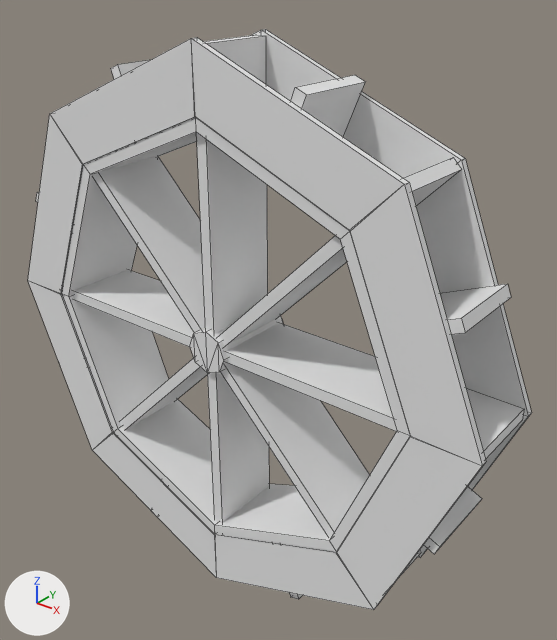
The OBJ model src/main/resources/assets/immersiveengineering/models/block/wooden_device/watermill.obj, before and after one commit.
One viewpoint serves both versions: a 50 mm lens placed at (5.55, -6.1, 4.34), pointed at (0.8, -0.17, 0.66). Lighting does not change. The marker at lower left points along +X, +Y and +Z. Mesh edges are drawn as thin lines. Where no turn or scale is listed for an object, it has been applied to the vertices.

The older version as bpy lines, for what is in view:
```python
me_watermill = bpy.data.meshes.new('watermill')
me_watermill.from_pydata(...)  # 312 vertices, 180 faces; spans x -2.61..3.61, y -1.01..0.01, z -2.61..3.61
me_watermill.materials.append(mat_watermill)  # white #e7e7e7
ob_watermill = bpy.data.objects.new('watermill', me_watermill)
ob_watermill.location = (0.0, 0.0, 0.0)
```
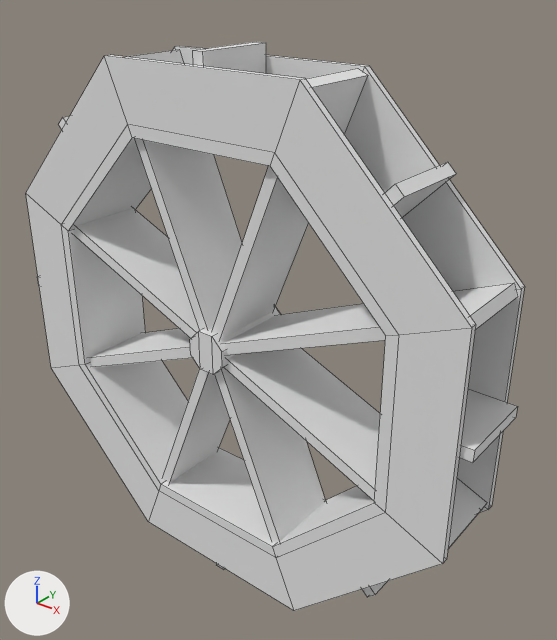
Commit message: Update waterwheel model

Changed parts and their boxes [x1, y1, x2, y2] in the pictures (557 x 640 px; the box of a moved part takes in the faces that stretch with it):
'watermill', reshaped: before [28, 29, 531, 610]; after [26, 42, 525, 611]
part 1 of me_watermill, moved or reshaped: before [196, 35, 268, 334]; after [212, 68, 368, 339]
part 2 of me_watermill, moved or reshaped: before [226, 323, 524, 459]; after [223, 283, 518, 355]
part 3 of me_watermill, moved or reshaped: before [220, 363, 421, 577]; after [224, 348, 487, 549]
part 4 of me_watermill, moved or reshaped: before [208, 372, 269, 536]; after [215, 368, 326, 543]
part 5 of me_watermill, moved or reshaped: before [111, 358, 208, 437]; after [162, 368, 230, 483]
part 6 of me_watermill, moved or reshaped: before [61, 270, 194, 347]; after [89, 328, 193, 367]
part 7 of me_watermill, moved or reshaped: before [89, 156, 205, 333]; after [73, 208, 200, 338]
part 8 of me_watermill, moved or reshaped: before [218, 158, 461, 347]; after [126, 49, 242, 331]
part 9 of me_watermill, moved or reshaped: before [440, 284, 511, 334]; after [385, 162, 456, 217]
part 10 of me_watermill, moved or reshaped: before [424, 486, 482, 554]; after [459, 389, 518, 463]
part 11 of me_watermill, moved or reshaped: before [276, 543, 303, 599]; after [362, 581, 387, 597]
part 12 of me_watermill, moved or reshaped: before [111, 60, 149, 79]; after [58, 116, 70, 129]
part 13 of me_watermill, moved or reshaped: before [291, 75, 365, 137]; after [193, 42, 266, 74]
part 14 of me_watermill, rebuilt: before [62, 117, 410, 552]; after [26, 46, 525, 611]
part 15 of me_watermill, rebuilt: before [190, 316, 283, 373]; after [190, 306, 281, 375]

What the commit changed:
me_watermill is used by ob_watermill; location (0.0, 0.0, 0.0).
me_watermill had 312 vertices, 180 faces and spanned x -2.61..3.61, y -1.01..0.01, z -2.61..3.61.
me_watermill now has 232 vertices, 174 faces and spans x -2.5..3.5, y -1.01..0.01, z -2.5..3.5.
me_watermill part 1: the loose piece of 8 vertices spanning x 0.44..0.56, y -0.94..-0.06, z 0.69..3.56 is turned 22.5 degrees about the y axis through its middle, then moved by (0.62, 0.0, -0.12).
me_watermill part 2: the loose piece of 8 vertices spanning x 0.69..3.56, y -0.94..-0.06, z 0.44..0.56 is turned -22.5 degrees about the y axis through its middle, then moved by (-0.12, 0.0, 0.62).
me_watermill part 3: the loose piece of 8 vertices spanning x 0.59..2.71, y -0.94..-0.06, z -1.71..0.41 is turned -22.5 degrees about the y axis through its middle, then moved by (0.35, 0.0, 0.53).
me_watermill part 4: the loose piece of 8 vertices spanning x 0.44..0.56, y -0.94..-0.06, z -2.56..0.31 is turned -22.5 degrees about the y axis through its middle, then moved by (0.62, 0.0, 0.12).
me_watermill part 5: the loose piece of 8 vertices spanning x -1.71..0.41, y -0.94..-0.06, z -1.71..0.41 is turned -22.5 degrees about the y axis through its middle, then moved by (0.53, 0.0, -0.35).
me_watermill part 6: the loose piece of 8 vertices spanning x -2.56..0.31, y -0.94..-0.06, z 0.44..0.56 is turned -22.5 degrees about the y axis through its middle, then moved by (0.12, 0.0, -0.62).
me_watermill part 7: the loose piece of 8 vertices spanning x -1.71..0.41, y -0.94..-0.06, z 0.59..2.71 is turned -22.5 degrees about the y axis through its middle, then moved by (-0.35, 0.0, -0.53).
me_watermill part 8: the loose piece of 8 vertices spanning x 0.59..2.71, y -0.94..-0.06, z 0.59..2.71 is turned -67.5 degrees about the y axis through its middle, then moved by (-1.77, 0.0, 0.35).
me_watermill part 9: the loose piece of 8 vertices spanning x 2.55..3.3, y -0.94..-0.06, z 1.3..1.71 is turned -22.5 degrees about the y axis through its middle, then moved by (-0.57, 0.0, 0.85).
me_watermill part 10: the loose piece of 8 vertices spanning x 2.55..3.3, y -0.94..-0.06, z -0.71..-0.3 is turned -22.5 degrees about the y axis through its middle, then moved by (0.2, 0.0, 1.0).
me_watermill part 11: the loose piece of 8 vertices spanning x 1.3..1.71, y -0.94..-0.06, z -2.3..-1.55 is turned -22.5 degrees about the y axis through its middle, then moved by (0.85, 0.0, 0.57).
me_watermill part 12: the loose piece of 8 vertices spanning x -0.71..-0.3, y -0.94..-0.06, z 2.55..3.3 is turned -22.5 degrees about the y axis through its middle, then moved by (-0.85, 0.0, -0.57).
me_watermill part 13: the loose piece of 8 vertices spanning x 1.3..1.71, y -0.94..-0.06, z 2.55..3.3 is turned -22.5 degrees about the y axis through its middle, then moved by (-1.0, 0.0, 0.2).
me_watermill part 14: the loose piece of 32 vertices spanning x -1.94..2.94, y -1.0..0.0, z -1.94..2.94 is rebuilt with 80 vertices and now spans x -2.38..3.38, y -1.01..0.01, z -2.38..3.38.
me_watermill part 15: the loose piece of 24 vertices spanning x 0.26..0.74, y -1.0..0.0, z 0.26..0.74 is rebuilt with 24 vertices and now spans x 0.27..0.73, y -1.01..0.01, z 0.27..0.73.
